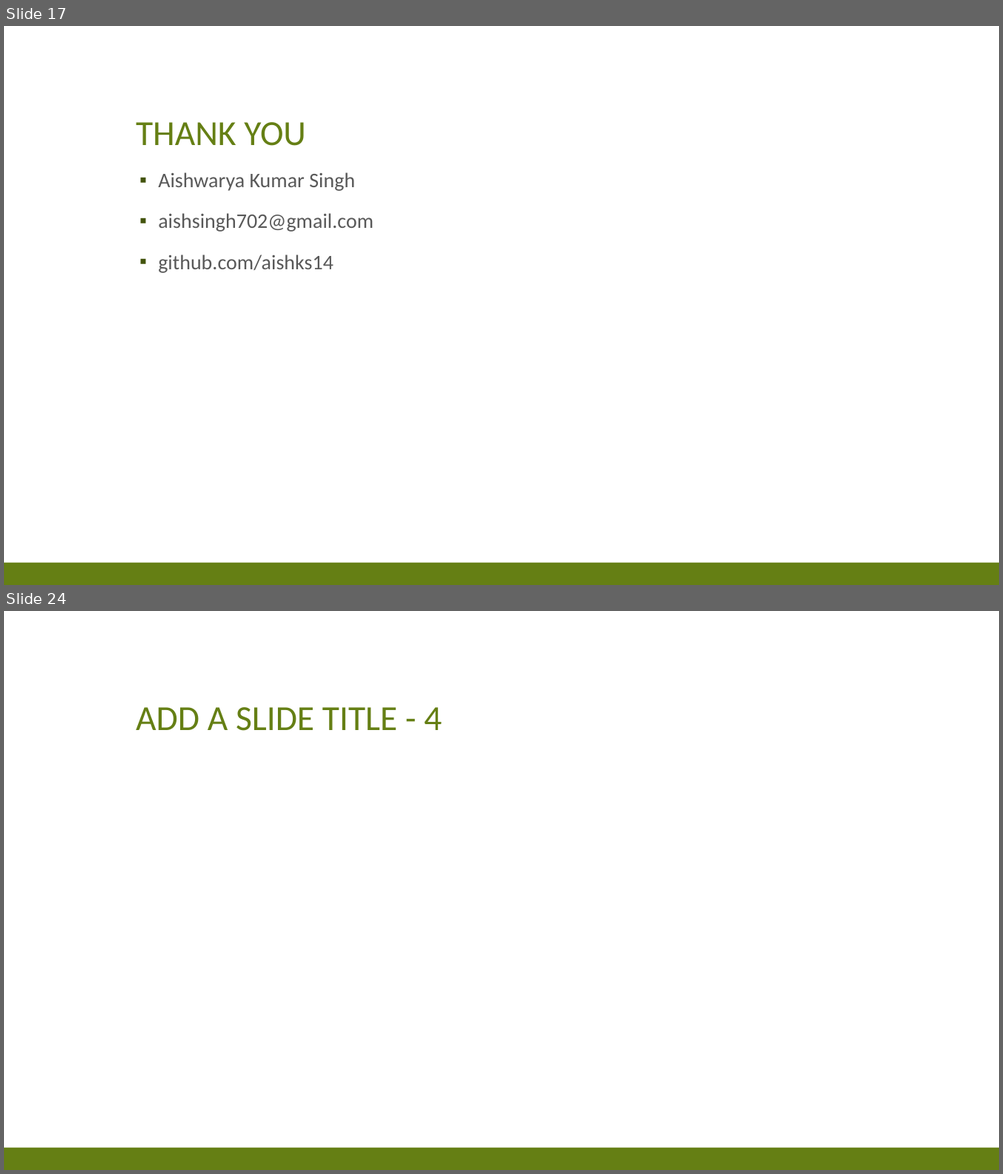
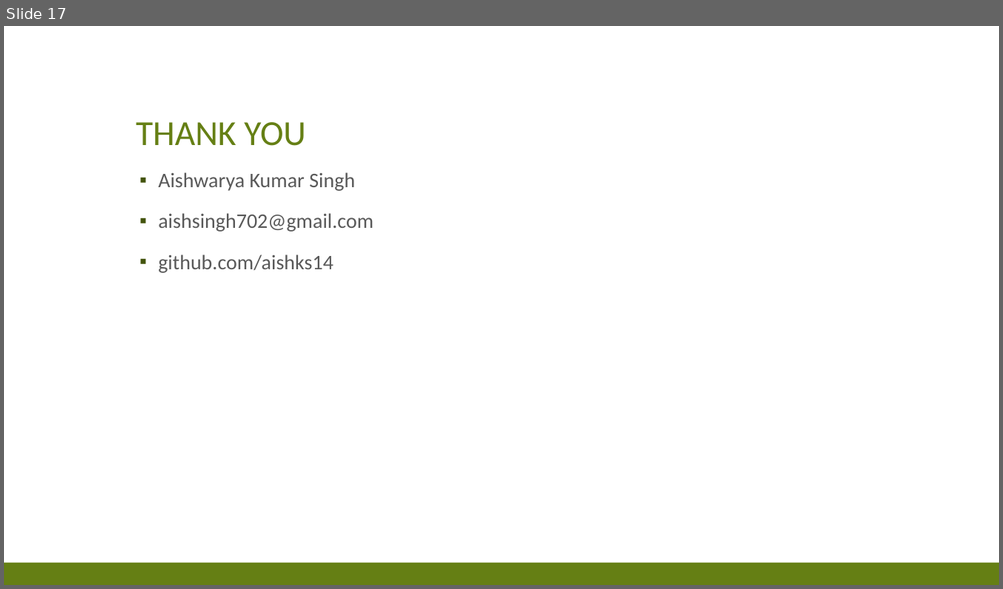
Before and after one commit to aishks14/pharma-trend-forecasting, a slide deck: assets/presentations/Rossmann Store Sales Forecasting Pipeline.pptx. Shown one above the other, each under a label of ours: slides 17 and 24 before the commit, slide 17 after it; the slides between them are not shown. The pictures are 1003x1174 and 1003x589 pixels, drawn with LibreOffice and Linux fonts; fonts in the diff are those of the drawing. Boxes give left, top, right and bottom in pixels: in the first picture for what was removed or moved away, otherwise in the second. Text is boxed around its words. In the diff, an @@ line names an element or a change of style, - is before the commit and + after.

```diff
--- a/assets/presentations/Rossmann Store Sales Forecasting Pipeline.pptx
+++ b/assets/presentations/Rossmann Store Sales Forecasting Pipeline.pptx
@@ slide 24 removed at box(4, 611, 999, 1170), background #FFFFFF; not listed: 1 template element that a slide beside it also shows @@
@@ title removed at box(136, 707, 441, 731) @@
-ADD A SLIDE TITLE - 4
```
Also in this commit, not shown: 9 other slides removed.
